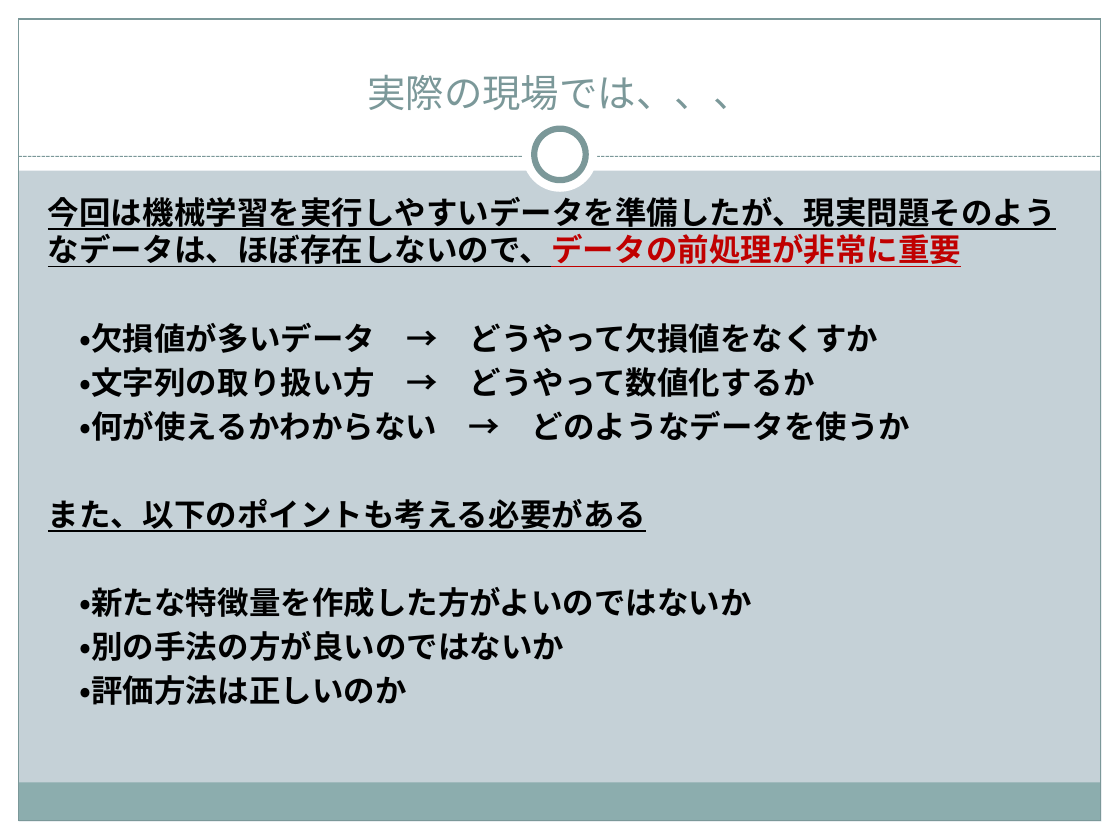
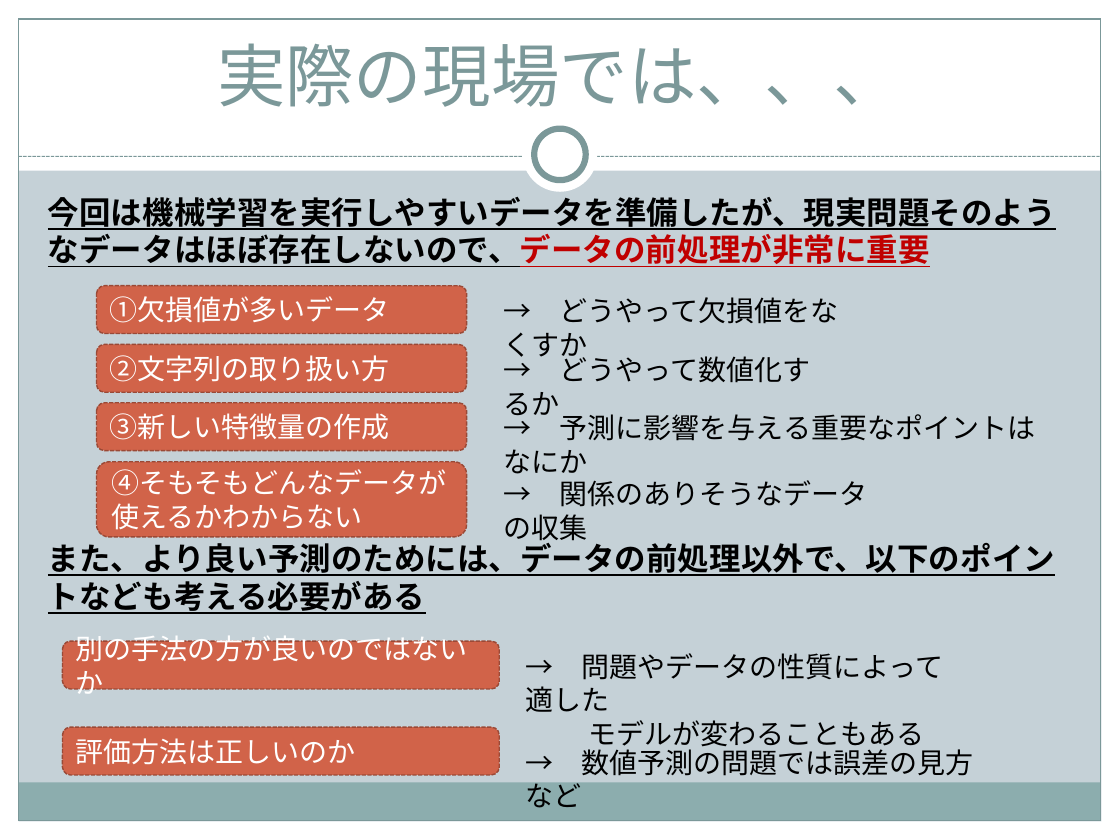
Before and after one commit to StudyGroupPT/1130, a slide deck: slide 12 of doc/勉強会_titanic.pptx (slide 11 before the commit). Drawn at 1120x840 pixels with LibreOffice and Linux fonts; fonts in the diff are those of the drawing. Boxes give left, top, right and bottom in pixels: in the first picture for what was removed or moved away, otherwise in the second. Text is boxed around its words. In the diff, an @@ line names an element or a change of style, - is before the commit and + after.

```diff
--- a/doc/勉強会_titanic.pptx
+++ b/doc/勉強会_titanic.pptx
@@ title "実際の現場では、、、" at [217, 43, 902, 107]: size 24.8 to 44 pt, font Cambria to Noto Sans CJK JP @@
@@ text at [48, 197, 1056, 614]: text changed; font Cambria to Noto Sans CJK JP @@
-今回は機械学習を実行しやすいデータを準備したが、現実問題そのようなデータは、ほぼ存在しないので、データの前処理が非常に重要
-・欠損値が多いデータ → どうやって欠損値をなくすか
-・文字列の取り扱い方 → どうやって数値化するか
-・何が使えるかわからない → どのようなデータを使うか
-また、以下のポイントも考える必要がある
-・新たな特徴量を作成した方がよいのではないか
-・別の手法の方が良いのではないか
-・評価方法は正しいのか
+今回は機械学習を実行しやすいデータを準備したが、現実問題そのようなデータはほぼ存在しないので、データの前処理が非常に重要
+また、より良い予測のためには、データの前処理以外で、以下のポイントなども考える必要がある
@@ rounded rectangle added at [96, 286, 466, 334], fill #D16349, outline #9B4936 0.9 pt dashed, 18 pt, text #FFFFFF @@
+①欠損値が多いデータ
@@ text added at [504, 297, 839, 363], 18 pt, text #000000 @@
+→ どうやって欠損値をなくすか
@@ rounded rectangle added at [96, 345, 466, 393], fill #D16349, outline #9B4936 0.9 pt dashed, 18 pt, text #FFFFFF @@
+②文字列の取り扱い方
@@ text added at [504, 352, 811, 422], 18 pt, text #000000 @@
+→ どうやって数値化するか
@@ rounded rectangle added at [96, 403, 466, 451], fill #D16349, outline #9B4936 0.9 pt dashed, 18 pt, text #FFFFFF @@
+③新しい特徴量の作成
@@ text added at [504, 414, 1035, 474], 18 pt, text #000000 @@
+→ 予測に影響を与える重要なポイントはなにか
@@ rounded rectangle added at [96, 461, 466, 536], fill #D16349, outline #9B4936 0.9 pt dashed, 18 pt, text #FFFFFF @@
+④そもそもどんなデータが
+使えるかわからない
@@ text added at [504, 480, 868, 546], 18 pt, text #000000 @@
+→ 関係のありそうなデータの収集
@@ rounded rectangle added at [63, 642, 500, 690], fill #D16349, outline #9B4936 0.9 pt dashed, 18 pt, text #FFFFFF @@
+別の手法の方が良いのではないか
@@ text added at [526, 653, 944, 752], 18 pt, text #000000 @@
+→ 問題やデータの性質によって適した
+モデルが変わることもある
@@ rounded rectangle added at [63, 727, 500, 775], fill #D16349, outline #9B4936 0.9 pt dashed, 18 pt, text #FFFFFF @@
+評価方法は正しいのか
@@ text added at [526, 745, 974, 808], 18 pt, text #000000 @@
+→ 数値予測の問題では誤差の見方など
```
Also in this commit, not shown: 13 other slides changed, 1 slide added.
